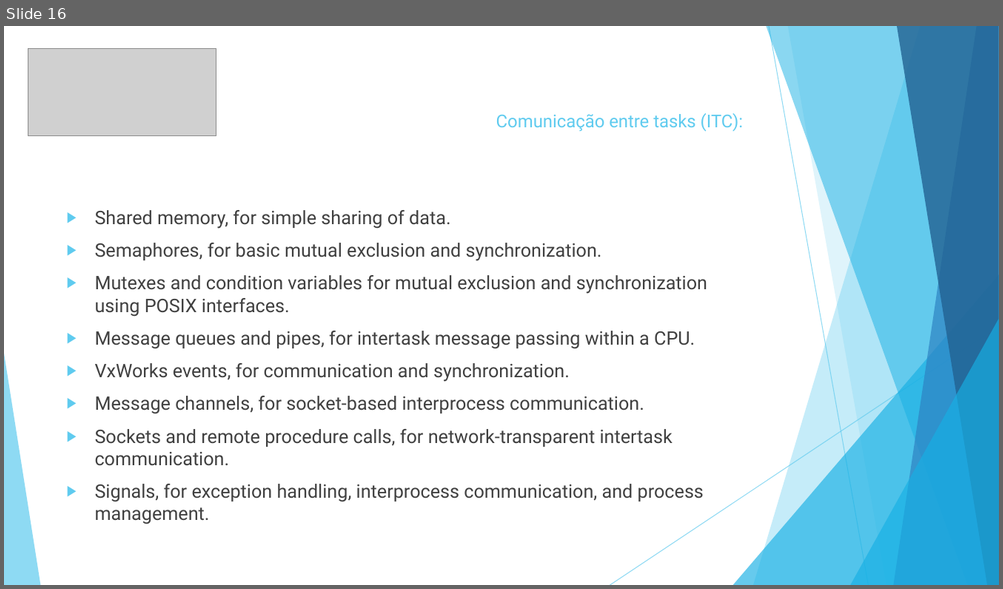
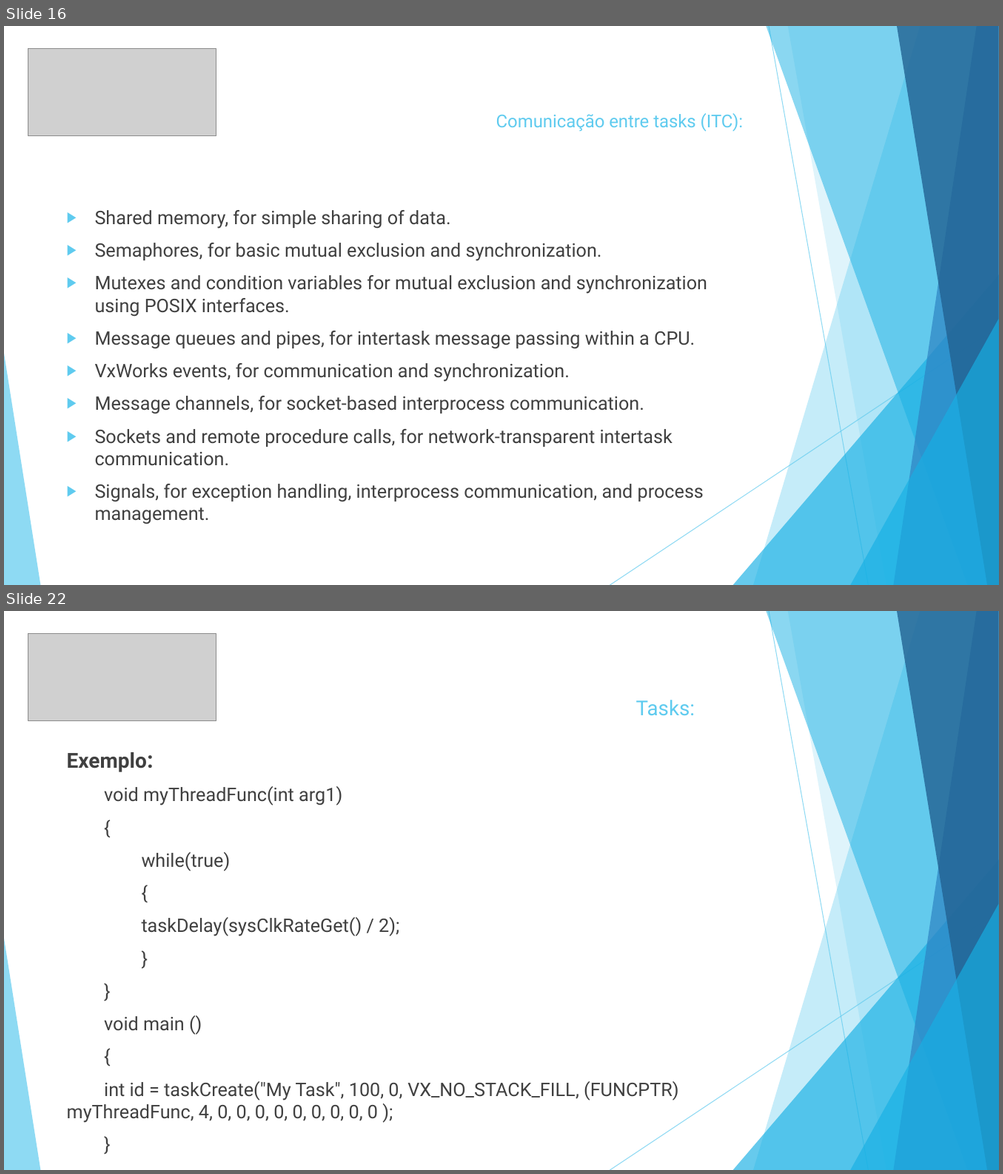
Before and after one commit to gfranzotti/seminarioVxWorks, a slide deck: Seminário VxWorks.pptx. Shown one above the other, each under a label of ours: slide 16 before the commit, slides 16 and 22 after it; the slides between them are not shown. The pictures are 1003x589 and 1003x1174 pixels, drawn with LibreOffice and Linux fonts; fonts in the diff are those of the drawing; grey boxes stand for pictures. Boxes give left, top, right and bottom in pixels: in the first picture for what was removed or moved away, otherwise in the second. Text is boxed around its words. In the diff, an @@ line names an element or a change of style, - is before the commit and + after.

```diff
--- a/Seminário VxWorks.pptx
+++ b/Seminário VxWorks.pptx
@@ slide 22 added at (4,611,999,1170), background #FFFFFF; not listed: 10 template elements that a slide beside it also shows @@
@@ picture added at (28,633,216,721) @@
@@ text added at (636,700,694,716), 19.8 pt, text #5FCBEF @@
+Tasks:
@@ text added at (67,752,678,1123), 18 pt, text #404040 @@
+Exemplo:
+void myThreadFunc(int arg1)
+{
+while(true)
+{
+taskDelay(sysClkRateGet() / 2);
+}
+}
+void main ()
+{
+int id = taskCreate("My Task", 100, 0, VX_NO_STACK_FILL, (FUNCPTR) myThreadFunc, 4, 0, 0, 0, 0, 0, 0, 0, 0, 0 );
+}
```
Also in this commit, not shown: 15 other slides added.
